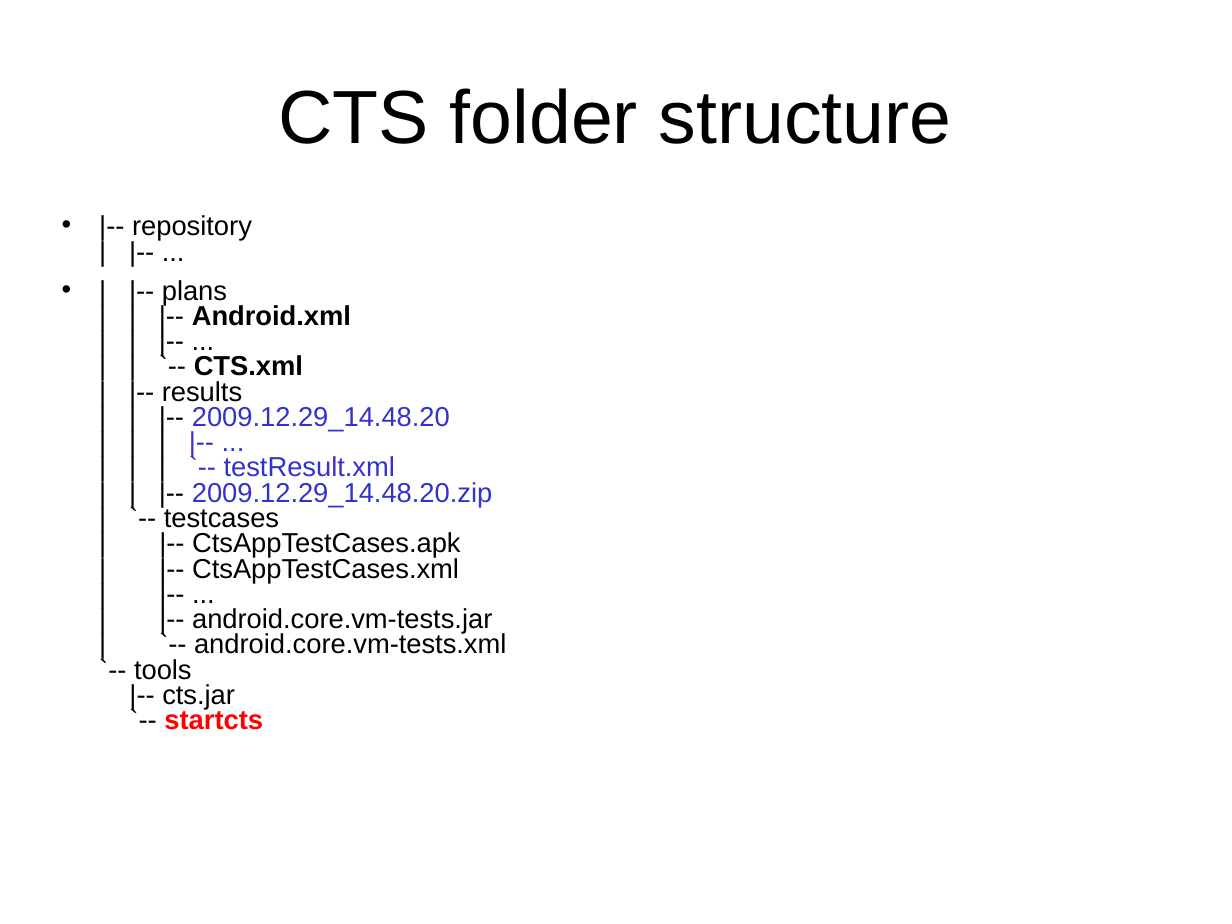
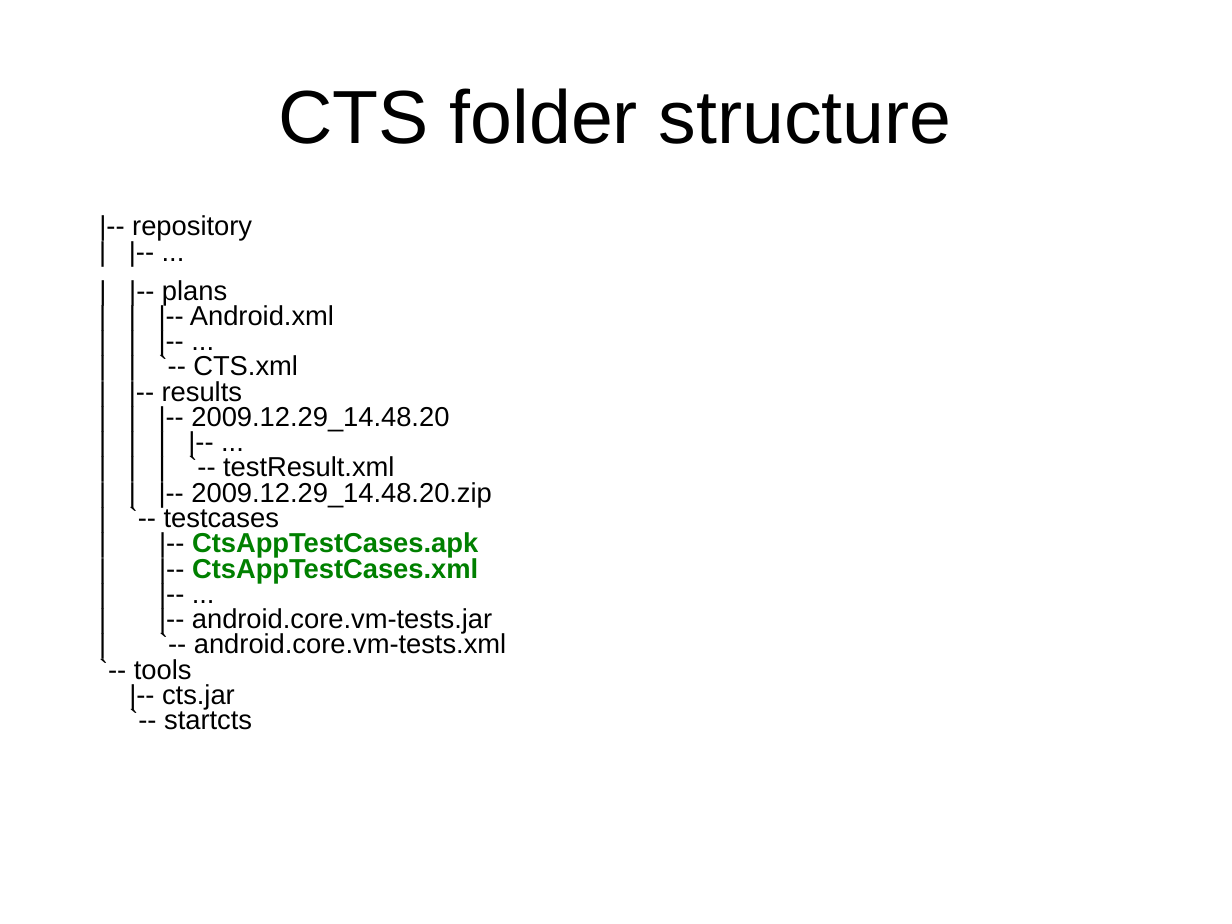
Before and after one commit to widerules/system-information, a slide deck: slide 4 of cts/CTS-deepin.ppt (slide 20 before the commit). Drawn at 1232x924 pixels with LibreOffice and Linux fonts; fonts in the diff are those of the drawing; background and template pictures are left out. Boxes give left, top, right and bottom in pixels: in the first picture for what was removed or moved away, otherwise in the second. Text is boxed around its words. In the diff, an @@ line names an element or a change of style, - is before the commit and + after.

```diff
--- a/cts/CTS-deepin.ppt
+++ b/cts/CTS-deepin.ppt
@@ text "|-- repository | |-- ..." at [132,215,506,730]: text colour #3333CC to #000000 in "2009.12.29_14.48.20 |-- ... `-- testResult.xml 2009.12.29_14 ..."; text colour #000000 to #008000, bold on in "CtsAppTestCases.apk CtsAppTestCases.xml"; text colour #FF0000 to #000000 in "startcts"; bold off in "Android.xml CTS.xml startcts"; bullet • to none @@
```
Also in this commit, not shown: 7 other slides changed, 2 slides added, 23 slides removed, 1 other file.
